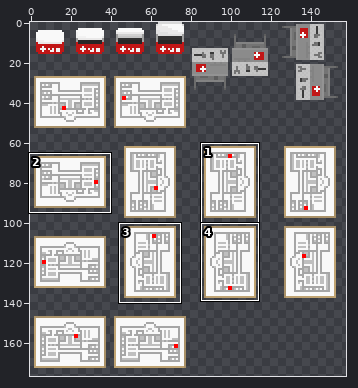
Two versions of one sprite sheet, ProyectosSDL/HolaSDL/levels/SafeRoom.png. Above, an overview of the earlier version with the close-up marked.
Close-up. Before the commit:
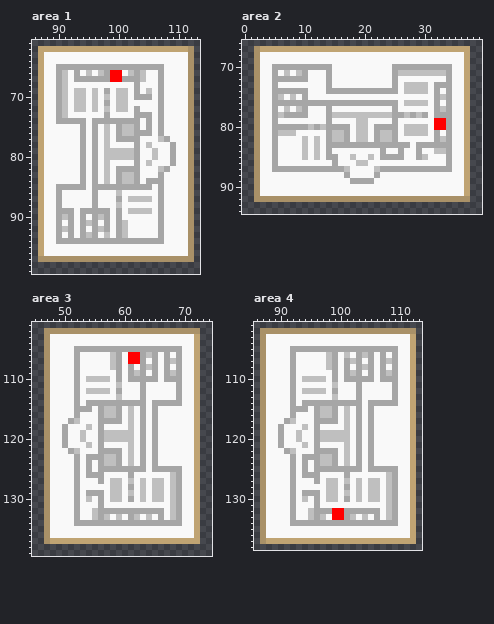
The file is 160x180 pixels. Colours within 5 levels of each other are drawn and written as one. Shown: area 1: x 86..113, y 61..99; area 2: x 0..39, y 66..94; area 3: x 45..74, y 101..139; area 4: x 86..113, y 101..138. The wide view leaves out empty margins. The commit also changed other parts of the picture, which this record leaves out.
The result:
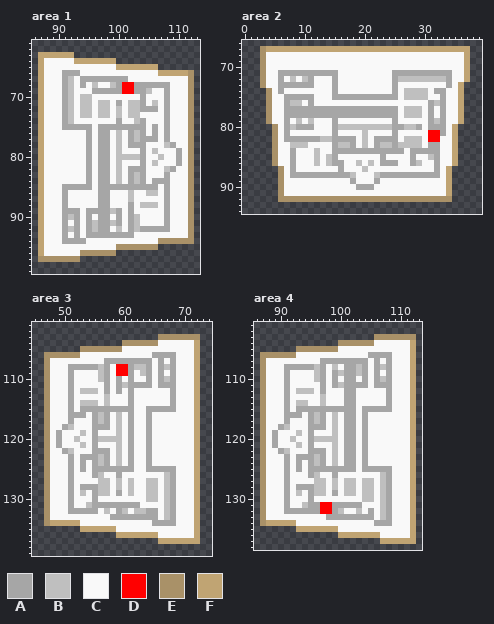
Palette (. is transparent): A #a6a6a6  B #bfbfbf  C #f9f9f9  D #ff0000  E #a99168  F #c0a473
From old to new:
Changed rows in their new state; - is an unchanged pixel.
Area 1:
first column x 87:
 62 ..........................
 63 -FFFFF....................
 64 ------FFFFFFF.............
 65 ---CCCCCCCCCCFFFFFFF......
 66 ---CAA--C-CCCC-CCC--FFFFF-
 67 ---CABC-----AA-CCC--C-----
 68 ---CAB-A-B--BADD-AAA-A----
 69 ---CABCC-AA-AADD-A--CA----
 70 ---CABC-BC-C-CC-C-C-CA----
 71 ---CABC-BCBB-ACBBA-BCA----
 72 ---CABC-BCB---CBBAAACA----
 73 ---CAB-BB-BB-B-BBCC-CA----
 74 ---C-BCC-CCCC-CCBAC-CA----
 75 ----AAA-ACAAA-AA-ACACA----
 76 -------CACAA-BCAB-CACA----
 77 -------CACAA-BC-BAAAC-----
 78 -------CACAA-B-A-AC--B----
 79 -------CACAAC-CCCA----CA--
 80 -------CACAAC---BA-CB-CA--
 81 -------CACAA-B--CACB--CA--
 82 -------CACAA-BC--A--CBA---
 83 -------CACAA-BCABA--CA----
 84 -------CACAA-BCABAC--A----
 85 ---C----AC---------ACA----
 86 ---CA----CAA-C-B--BBCA----
 87 ---CA----CAA-C--CCC-CA----
 88 ---CA----CAA-C-A-BBBCA----
 89 ---C--AC----B--ACCC-CA----
 90 ---CABACACA----AB---CA----
 91 ---CACACABA-B-CAB---CA----
 92 ---CABACABA--BCABAAA-A----
 93 ---CACACA-AAA-AA----C-----
 94 ---C----CCCCCCCCCCCCEEEEE-
 95 -------------EEEEEEE......
 96 -------EEEEEE.............
 97 -------...................
Area 2:
first column x 2:
67 .E----------------------------------
68 .E----------------------------------
69 .E----------------------------------
70 .E-CCCCCCCCCC----------CCCCCCCCCC---
71 .E-CAAAA-AAA-A----------AAAAAAAA----
72 .E-C-CBCBA--CA----------BBBBBBBB----
73 .E-CAAAAAA--CA-----------CCCC-CC--F.
74 ..EC-CCCC---C-CCCCCCCCC--------AC-F.
75 ..ECCAAA-A---AAAAAAAAAAA-BBBB-CAC-F.
76 ..ECC-BBC-CCCCCCCCCCCCCC-CCCCABAC-F.
77 ..EC-AAA-AAA-AAAAAAAAAA--BBB-ACAC-F.
78 ..ECC----AAA-AAAAAAAAAA-C-B-CAC-C-F.
79 ..EC-A-B-B--CA---CC----------ABAC-F.
80 ...EC-B--ACCC-BBB--BBBB-A--ACAAACF..
81 ...ECAC-----CACC-C--CCC--CCCCDDACF..
82 ...E-AAAAAABBAA-AC---AA--BBB-DDCCF..
83 ...E--BB--C-C-BB-CBC-BB-BBBBC--CCF..
84 ...E--A-C---CAAAAAAAA-AA--A-AAACCF..
85 ...E--A-C---B---C--C--CCC-ACCBA-CF..
86 ...E--A---B-B-A---CB-AAA--AB--A-CF..
87 ....EC-CCCCCCC-C--B-CCCCCCCCCC-CF...
88 ....E-AAAAAAAAA-B---BAAAAAAAAAA-F...
89 ....E------------CCCA-----------F...
90 ....E------------AAA------------F...
91 ....E---------------------------F...
92 ....-----------------------------...
Area 3:
first column x 47:
102 ..........................
103 ...................EEEEEEE
104 .............EEEEEE-------
105 ......EEEEEEECCCCCCCCCC---
106 -EEEEE-----CC-CCCC-A-AC---
107 -----C----AA-AAA-ACACAC---
108 ----A-AAABACDD-BBACABAC---
109 ----AC---BA-DD-CBACACAC---
110 ----AC-CC-A----CC-CAB-C---
111 ----AC----A-ABAA-A-AAAC---
112 ----ACB--CA---A-C----AC---
113 ----AC----B-C-A-C----AC---
114 ----ACBBBCBCCC-CC-CCC-C---
115 ----AC--A-AA-AA-CA-AAA----
116 ----A-A-ABACB-A-CAC-------
117 -----C--AB-CB-A-CAC-------
118 ----B--CA-A-B-A-CAC-------
119 --AC----ACCC-CA-CAC-------
120 --AC-BC-AB---CA-CAC-------
121 --AC--BCAC--B-A-CAC-------
122 ---ABC--A--CB-A-CAC-------
123 ----ACA--BACB-A-CAC-------
124 ----ACACABACB-A-CAC-------
125 ----ACACA------CCA----C---
126 ----AC-C-B--A-C-----BAC---
127 ----AC---BBC----CB-CBAC---
128 ----ACAAABBC--B-CB-CBAC---
129 ----ACBC-BBCA---CB-CBAC---
130 ----AC-CAC-CC-C-CB-CBAC---
131 ----AC-BA-AAAAAA----BAC---
132 ----A-AAACBC-BCBB--CBAC---
133 -----C--CCCAAA-AAAACBAC---
134 -FFFFFCCCCCCCCCCCC----C---
135 ......FFFFFF--------------
136 ............FFFFFFF-------
137 ...................-------
Area 4:
first column x 87:
102 ..........................
103 ...................EEEEEEE
104 .............EEEEEE-------
105 ......EEEEEEECCCCCCCCCC---
106 -EEEEE-----CC-C-CC-A-AC---
107 -----C----AA-A-A-ACACAC---
108 ----A-AAABACB--ABACABAC---
109 ----AC---BA--B-ABACACAC---
110 ----AC-CC-A-----C-CAB-C---
111 ----AC----A-ABAA-A-AAAC---
112 ----ACB--CA-C-AAC----AC---
113 ----AC----B-C-AAC----AC---
114 ----ACBBCCBCCC--C-CCC-C---
115 ----AC--A-AA-AAACA-AAA----
116 ----A-A-ABACB-AACAC-------
117 -----C--AB-CB-AACAC-------
118 ----B--CA-A-B-AACAC-------
119 --AC----ACCC-CAACAC-------
120 --AC-BC-AB---CAACAC-------
121 --AC--BCAC--B-AACAC-------
122 ---ABC--A--CB-AACAC-------
123 ----ACA--BACB-AACAC-------
124 ----ACACABACB-AACAC-------
125 ----ACACA-------CA----C---
126 ----AC-C-B--A-C-----BAC---
127 ----AC---BBC---BCB-CBAC---
128 ----ACAAABBC--BBCB-CBAC---
129 ----ACBC-BBCA--BCB-CBAC---
130 ----AC-CAC-CC-C-CB-CBAC---
131 ----AC-BA-DDAAAAA---BAC---
132 ----A-AAA-DDABCCBC-CBAC---
133 -----C--CCCAAA-AAAACBAC---
134 -FFFFFCCCCCCCCCCCCC---C---
135 ......FFFFFFF-------------
136 .............FFFFFFF------
137 ....................------
